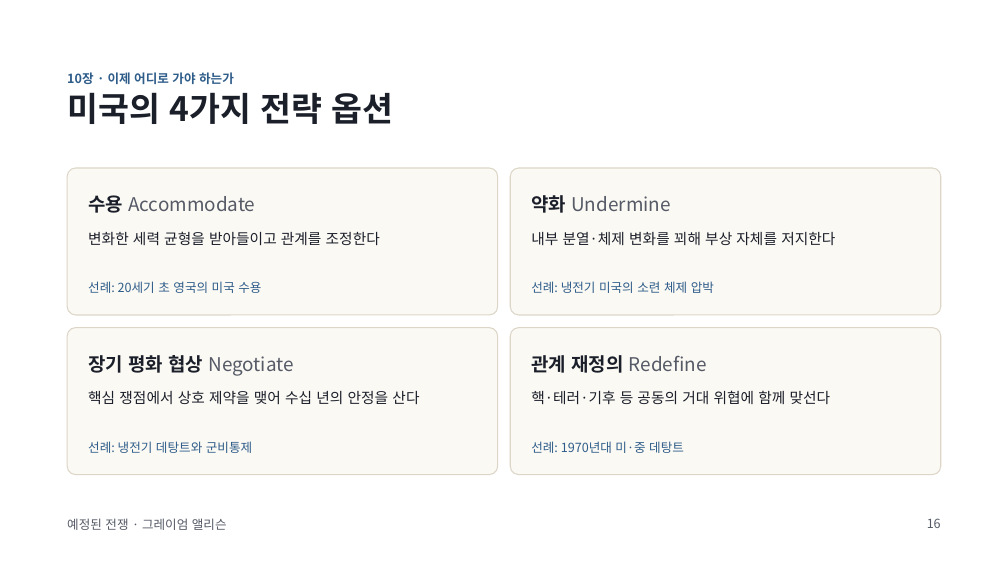
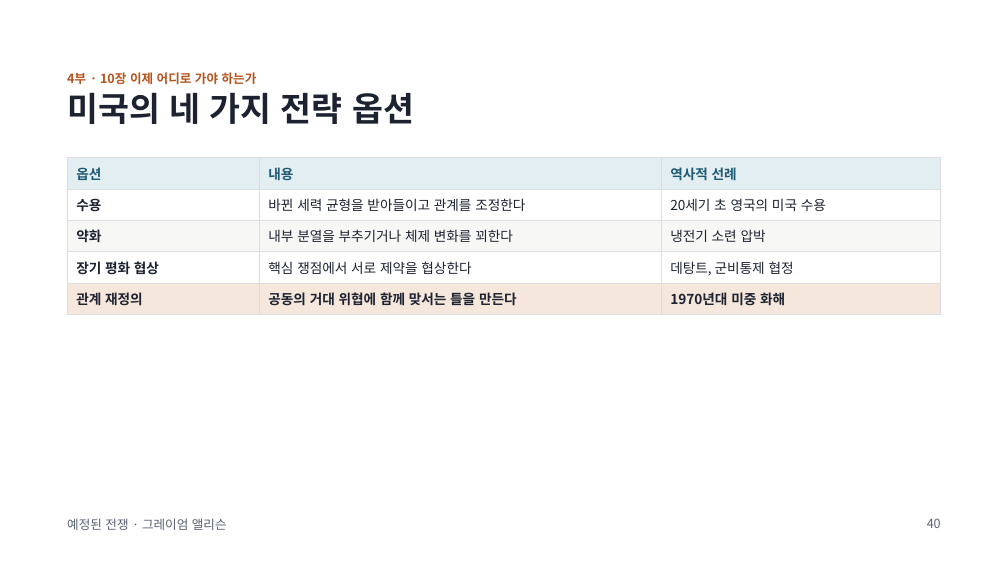
Before and after one commit to hpark1947/Politics, a slide deck: slide 40 of 발표자료/예정된 전쟁.pptx (slide 16 before the commit). Drawn at 1008x567 pixels with LibreOffice and Linux fonts; fonts in the diff are those of the drawing. Boxes give left, top, right and bottom in pixels: in the first picture for what was removed or moved away, otherwise in the second. Text is boxed around its words. In the diff, an @@ line names an element or a change of style, - is before the commit and + after.

```diff
--- a/발표자료/예정된 전쟁.pptx
+++ b/발표자료/예정된 전쟁.pptx
@@ text at <box>67,72,257,84</box>: text changed; text colour #2F5D8A to #B5541C @@
-10장 · 이제 어디로 가야 하는가
+4부 · 10장 이제 어디로 가야 하는가
@@ title at <box>67,92,414,124</box>: text changed; text colour #1B1F2A to #1C2230 @@
-미국의 4가지 전략 옵션
+미국의 네 가지 전략 옵션
@@ rounded rectangle removed at <box>67,168,498,315</box> @@
@@ table added at <box>67,157,941,313</box>, 5 rows, 3 columns @@
+옵션 | 내용 | 역사적 선례
+수용 | 바뀐 세력 균형을 받아들이고 관계를 조정한다 | 20세기 초 영국의 미국 수용
+약화 | 내부 분열을 부추기거나 체제 변화를 꾀한다 | 냉전기 소련 압박
+장기 평화 협상 | 핵심 쟁점에서 서로 제약을 협상한다 | 데탕트, 군비통제 협정
+관계 재정의 | 공동의 거대 위협에 함께 맞서는 틀을 만든다 | 1970년대 미중 화해
@@ rounded rectangle removed at <box>510,168,941,315</box> @@
@@ text removed at <box>88,195,255,213</box> @@
-수용 Accommodate
@@ text removed at <box>531,195,670,213</box> @@
-약화 Undermine
@@ text removed at <box>88,231,380,245</box> @@
-변화한 세력 균형을 받아들이고 관계를 조정한다
@@ text removed at <box>531,232,835,245</box> @@
-내부 분열·체제 변화를 꾀해 부상 자체를 저지한다
@@ text removed at <box>88,281,261,293</box> @@
-선례: 20세기 초 영국의 미국 수용
@@ text removed at <box>531,281,714,293</box> @@
-선례: 냉전기 미국의 소련 체제 압박
@@ rounded rectangle removed at <box>67,327,498,474</box> @@
@@ rounded rectangle removed at <box>510,327,941,474</box> @@
@@ text removed at <box>88,355,293,376</box> @@
-장기 평화 협상 Negotiate
@@ text removed at <box>531,355,707,373</box> @@
-관계 재정의 Redefine
@@ text removed at <box>88,391,419,404</box> @@
-핵심 쟁점에서 상호 제약을 맺어 수십 년의 안정을 산다
@@ text removed at <box>531,390,831,404</box> @@
-핵·테러·기후 등 공동의 거대 위협에 함께 맞선다
@@ text removed at <box>88,441,252,453</box> @@
-선례: 냉전기 데탕트와 군비통제
@@ text removed at <box>531,441,684,453</box> @@
-선례: 1970년대 미·중 데탕트
@@ page number at <box>927,518,941,528</box>: text changed; text colour #555A66 to #586070 @@
-16
+40
```
Also in this commit, not shown: 16 other slides changed, 35 slides added, 3 slides removed.
